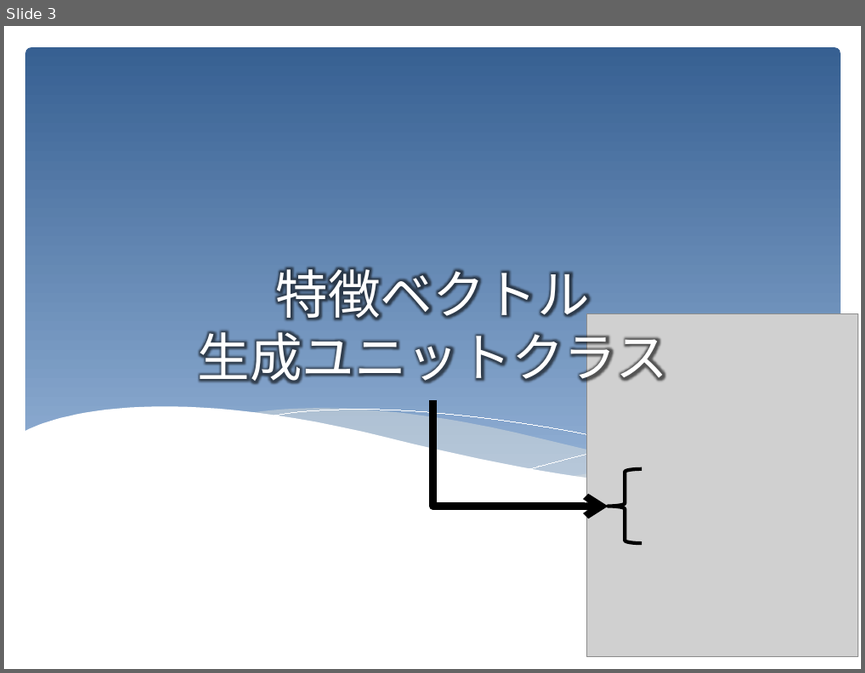
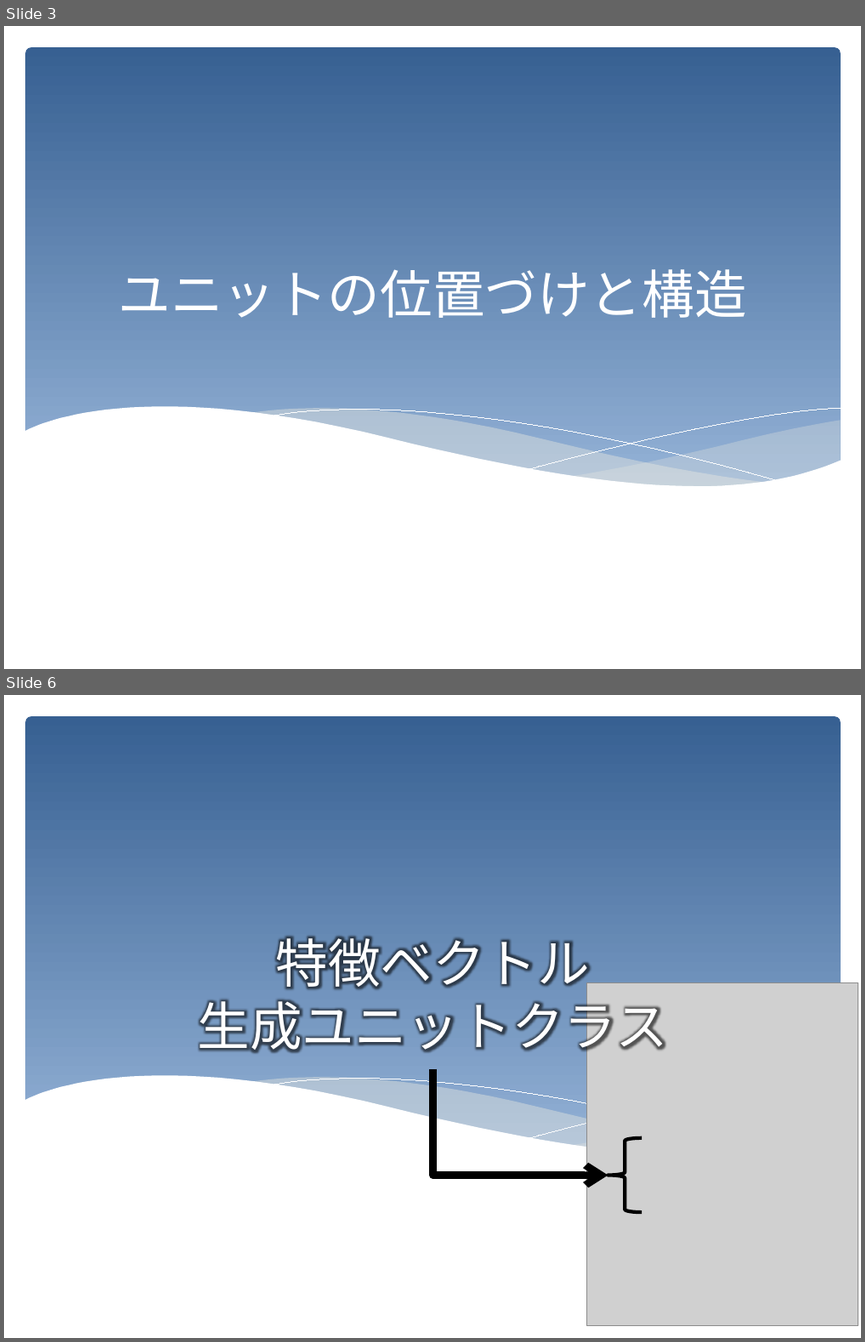
Before and after one commit to KatsuhiroMorishita/birdsong_project, a slide deck: doc/実装している特徴ベクトル生成クラスの仕様.pptx. Shown one above the other, each under a label of ours: slide 3 before the commit, slides 3 and 6 after it; the slides between them are not shown. The pictures are 865x673 and 865x1342 pixels, drawn with LibreOffice and Linux fonts; fonts in the diff are those of the drawing; grey boxes stand for pictures. Boxes give left, top, right and bottom in pixels: in the first picture for what was removed or moved away, otherwise in the second. Text is boxed around its words. In the diff, an @@ line names an element or a change of style, - is before the commit and + after.

Commit message:
ドキュメントの更新
説明書における記述の古い部分を修正した。

```diff
--- a/doc/実装している特徴ベクトル生成クラスの仕様.pptx
+++ b/doc/実装している特徴ベクトル生成クラスの仕様.pptx
@@ slide 3 added at (4, 26, 861, 669), background #FFFFFF; not listed: 6 template elements that a slide beside it also shows @@
@@ title added at (119, 269, 747, 318), 44 pt, text #FFFFFF @@
+ユニットの位置づけと構造
@@ what was slide 3 is now slide 6 @@
```
Also in this commit, not shown: 4 slides changed, 3 other slides added, 9 other files.
